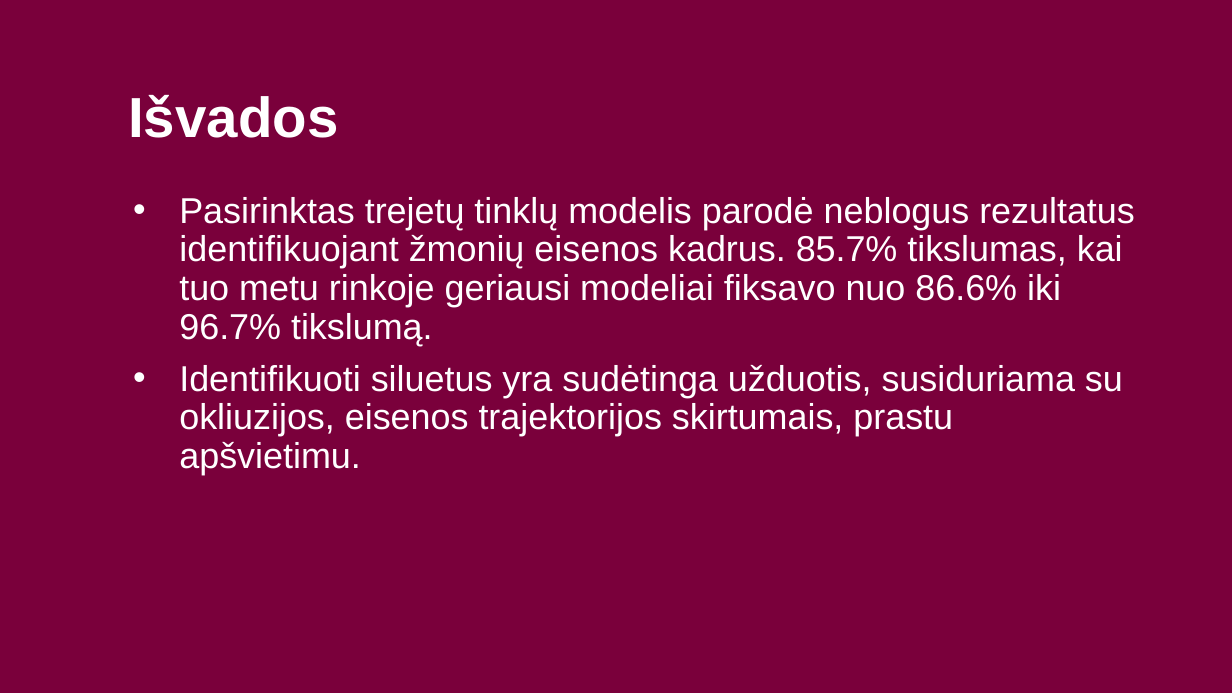
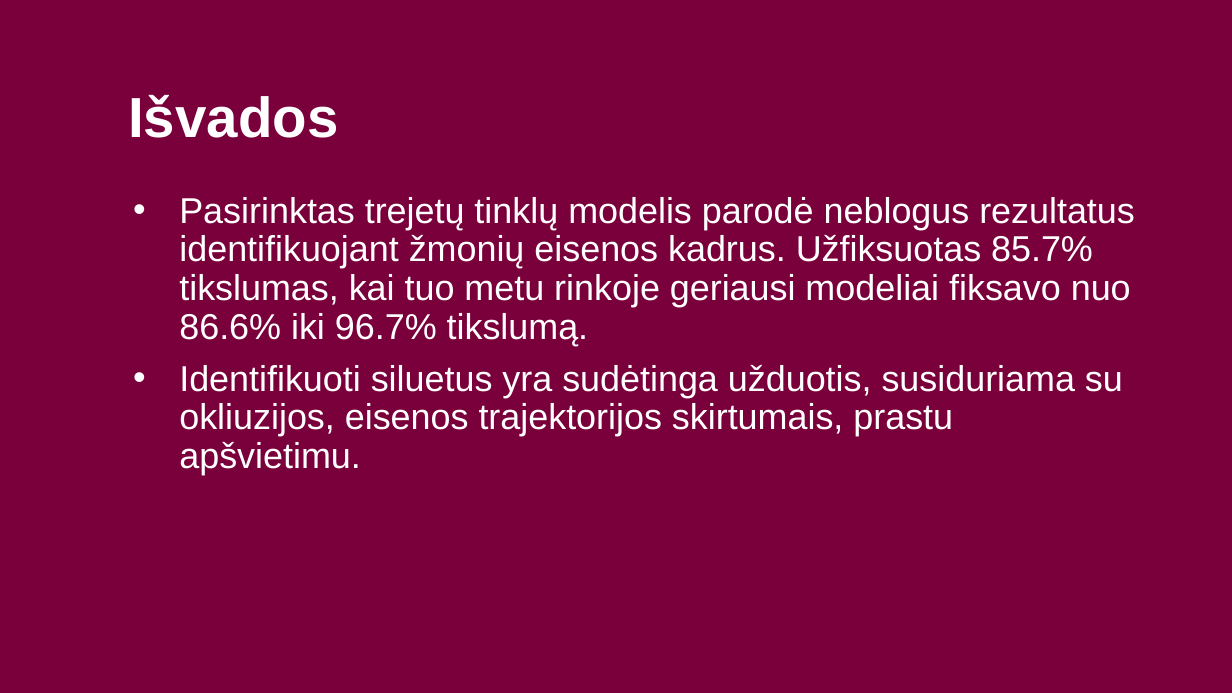
Before and after one commit to butkandrius/kursinis, a slide deck: slide 12 of Presentation/Detalus vaizdų panašumas naudojant trejetų tinklus.pptx. Drawn at 1232x693 pixels with LibreOffice and Linux fonts; fonts in the diff are those of the drawing; background and template pictures are left out. Boxes give left, top, right and bottom in pixels: in the first picture for what was removed or moved away, otherwise in the second. Text is boxed around its words. In the diff, an @@ line names an element or a change of style, - is before the commit and + after.

```diff
--- a/Presentation/Detalus vaizdų panašumas naudojant trejetų tinklus.pptx
+++ b/Presentation/Detalus vaizdų panašumas naudojant trejetų tinklus.pptx
@@ text at (x1=179, y1=197, x2=1135, y2=346): text changed @@
-• Pasirinktas trejetų tinklų modelis parodė neblogus rezultatus identifikuojant žmonių eisenos kadrus. 85.7% tikslumas, kai tuo metu rinkoje geriausi modeliai fiksavo nuo 86.6% iki 96.7% tikslumą.
+• Pasirinktas trejetų tinklų modelis parodė neblogus rezultatus identifikuojant žmonių eisenos kadrus. Užfiksuotas 85.7% tikslumas, kai tuo metu rinkoje geriausi modeliai fiksavo nuo 86.6% iki 96.7% tikslumą.
```
Also in this commit, not shown: 4 other slides changed.
